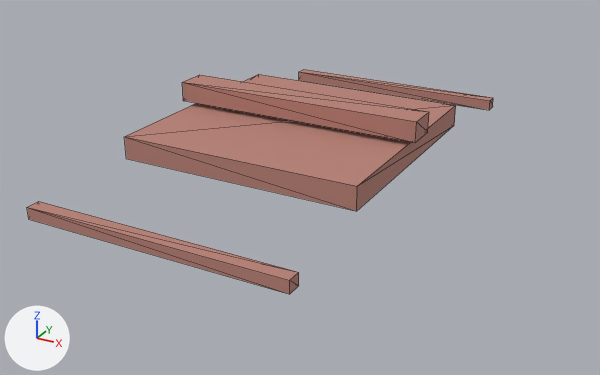
Two versions of the glTF model client/src/main/resources/models/building_shell_small_roof.glb, one commit apart.
One viewpoint serves both versions: a camera (50 mm lens) standing at (3.37, -6.11, 2.51) and looking at (0.2, -0.34, -0.38). Every picture has the same lights, and +X, +Y and +Z are marked at lower left. The first picture is the older version. Mesh edges are drawn as thin lines. Vertices at exactly the same position are counted once.

In view in the first picture: 'building_shell_small_roof'.
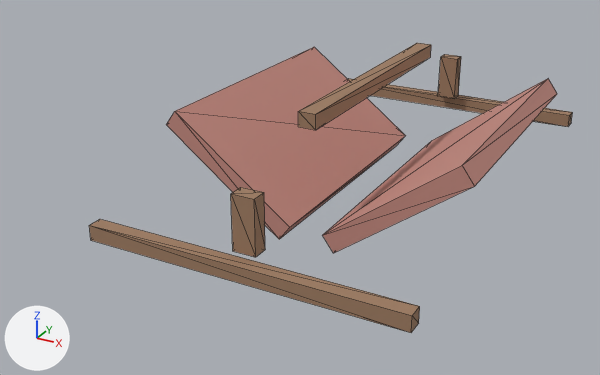
Commit message: refine small shell building fidelity

Boxes [x1, y1, x2, y2] around the edits, measured in the pictures (600 x 375 px; the box of a moved part takes in the faces that stretch with it):
'building_shell_small_roof', reshaped, turned: before [27, 70, 493, 294]; after [89, 43, 573, 333]
part 1 of me_cube, added: after [166, 47, 406, 239]
part 2 of me_cube, moved or reshaped: before [299, 70, 493, 110]; after [348, 78, 573, 127]
part 3 of me_cube, moved or reshaped: before [27, 202, 299, 294]; after [89, 219, 420, 333]
part 4 of me_cube, deleted: before [125, 74, 456, 211]
part 5 of me_cube, deleted: before [182, 75, 429, 143]
part 6 of me_cube, added: after [231, 43, 557, 257]

Edits to the bpy script that builds the scene:
```text
Add mat_shell_small_roof_tile:
    mat_shell_small_roof_tile = principled_material('shell_small_roof_tile')
    mat_shell_small_roof_tile.base_color = (0.54, 0.25, 0.21)  # pink #c2897e
    mat_shell_small_roof_tile.roughness = 0.84
Add mat_shell_small_roof_timber:
    mat_shell_small_roof_timber = principled_material('shell_small_roof_timber')
    mat_shell_small_roof_timber.base_color = (0.34, 0.2, 0.12)  # brown #9e7c61
    mat_shell_small_roof_timber.roughness = 0.9
Change me_cube:
    used by ob_building_shell_small_roof; location = (0.0, 0.0, 0.0)
    remove me_cube.from_pydata(...)  # 32 vertices, 48 faces; spans x -1.15..1.15, y -2.16..2.16, z -0.22..0.32
    remove me_cube.materials.append(mat_shell_roof)  # pink #b88176
    remove me_cube.materials.append(mat_shell_roof_001)  # pink #b88176
    remove me_cube.materials.append(mat_shell_roof_002)  # pink #b88176
    remove me_cube.materials.append(mat_shell_roof_003)  # pink #b88176
    add me_cube.from_pydata(...)  # 56 vertices, 84 faces; spans x -0.64..1.71, y -2.14..2.14, z -0.53..1.47
    me_cube part 1: a new loose piece, a box spanning x -0.64..0.64, y -1.16..1.16, z -0.08..0.08, in mat_shell_small_roof_tile (pink #c2897e)
    me_cube part 2: the loose piece of 8 vertices spanning x -1.12..1.12, y 2.04..2.16, z -0.22..-0.12 is turned -36.7 degrees about the y axis through its middle and scaled by 1.1, then moved by (0.68, -0.02, 0.43), in mat_shell_small_roof_timber (brown #9e7c61)
    me_cube part 3: the loose piece of 8 vertices spanning x -1.12..1.12, y -2.16..-2.04, z -0.22..-0.12 is turned -36.7 degrees about the y axis through its middle and scaled by 1.1, then moved by (0.68, 0.02, 0.43), in mat_shell_small_roof_timber (brown #9e7c61)
    me_cube part 4: the loose piece of 8 vertices spanning x -1.08..1.08, y -1.08..1.08, z -0.1..0.1 is deleted
    me_cube part 5: the loose piece of 8 vertices spanning x -1.15..1.15, y -0.14..0.14, z 0.14..0.32 is deleted
    me_cube part 6
    24 vertices are added at x 0.14..1.38, y -2.02..1.9, z 0.2..1.47
    8 new vertices lie (0.0, 0.12, 0.0) away from vertices in x 0.3..0.7, y -2.02..1.9, z 0.28..0.72
    12 new faces join them, mat_shell_small_roof_tile (pink #c2897e)
    36 new faces join them, mat_shell_small_roof_timber (brown #9e7c61)
    add me_cube.materials.append(mat_shell_small_roof_tile)  # pink #c2897e
    add me_cube.materials.append(mat_shell_small_roof_timber)  # brown #9e7c61
Change ob_building_shell_small_roof:
    ob_building_shell_small_roof.rotation_euler: (0.0, 0.0, 0.0) -> (0.0, 0.64, 0.0)  # degrees (0, 0, 0) -> degrees (0, 37, 0)
```
